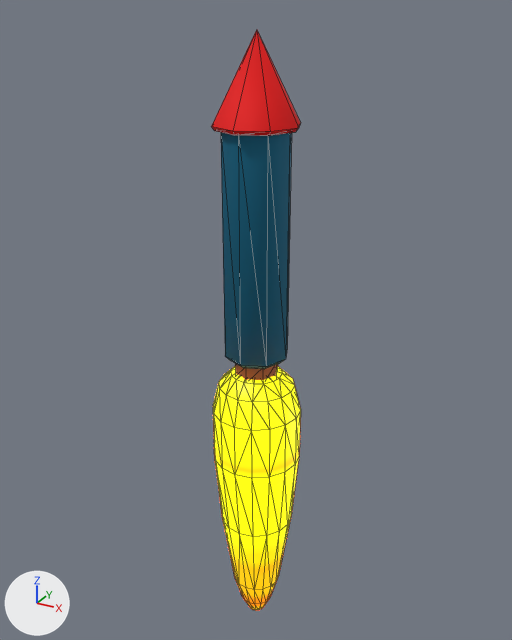
A saved change to the glTF model Track/models/fx/rocket.glb.
Camera for both pictures: a 50 mm lens placed at (9.46, -17.24, 12.34), pointed at (-0.33, 0.55, 3.45). Lighting does not change. The marker at lower left points along +X, +Y and +Z. Mesh edges are drawn as thin lines. Vertices at the same position are counted once.
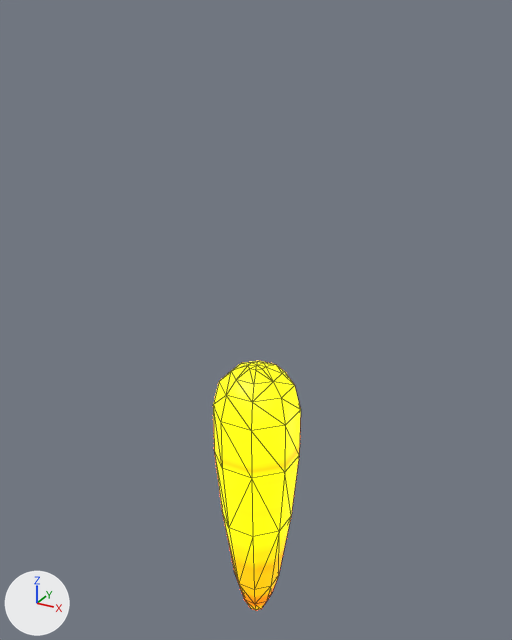
Pixel boxes [x1, y1, x2, y2] of what changed, in the pictures (512 x 640 px):
```json
{"object": "Cylinder", "change": "reshaped", "before": [211, 30, 301, 610], "after": [213, 361, 301, 610], "on screen": "57% shorter"}
{"part": 1, "of": "me_cylinder", "change": "deleted", "before": [211, 30, 301, 381], "on screen": "blue"}
{"part": 2, "of": "me_cylinder", "change": "cut back", "before": [213, 367, 301, 610], "after": [213, 361, 301, 610]}
```

Edits to the scene script, one JSON object a line:
```json
{"block": "me_cylinder", "where": "# used by ob_cylinder; location = (0.0, 0.0, 0.0)"}
{"op": "remove", "block": "me_cylinder", "code": "me_cylinder.from_pydata(...)  # 203 vertices, 398 faces; spans x -1.4..1.4, y -1.4..1.4, z -7.9..11.9"}
{"op": "remove", "block": "me_cylinder", "code": "me_cylinder.materials.append(mat_rocket)  # picture img_avatarwearables_tx"}
{"op": "add", "block": "me_cylinder", "code": "me_cylinder.from_pydata(...)  # 74 vertices, 144 faces; spans x -1.3..1.3, y -1.3..1.3, z -7.9..2.2"}
{"block": "me_cylinder", "change": "me_cylinder part 1: the loose piece of 57 vertices spanning x -1.2..1.2, y -1.3..1.3, z 1.9..11.9 is deleted"}
{"block": "me_cylinder", "change": "me_cylinder part 2"}
{"block": "me_cylinder", "change": "72 vertices are removed from x -1.4..1.4, y -1.4..1.4, z -7.6..2.2"}
{"block": "me_cylinder", "change": "288 faces are deleted"}
{"block": "me_cylinder", "change": "144 new faces join them"}
```
